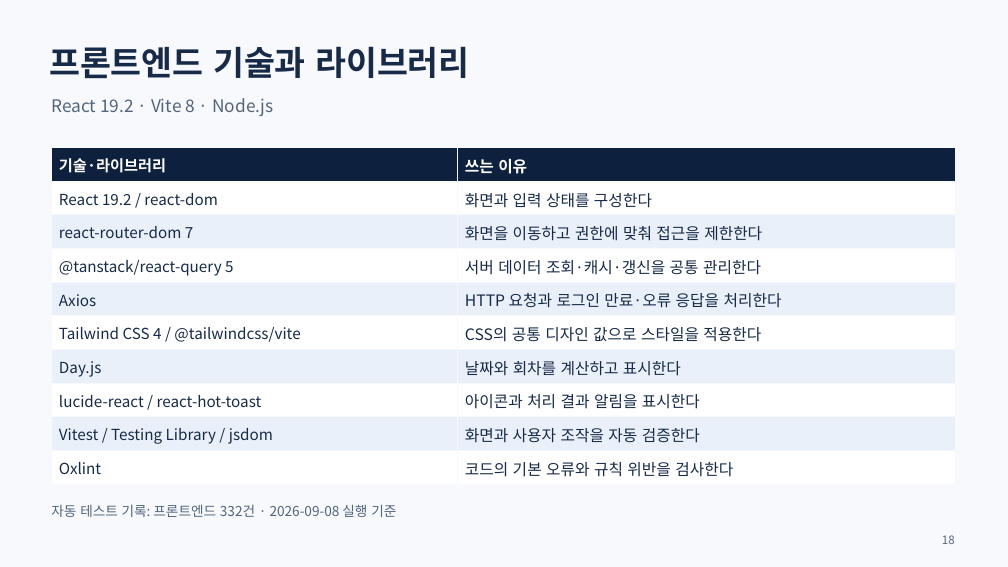
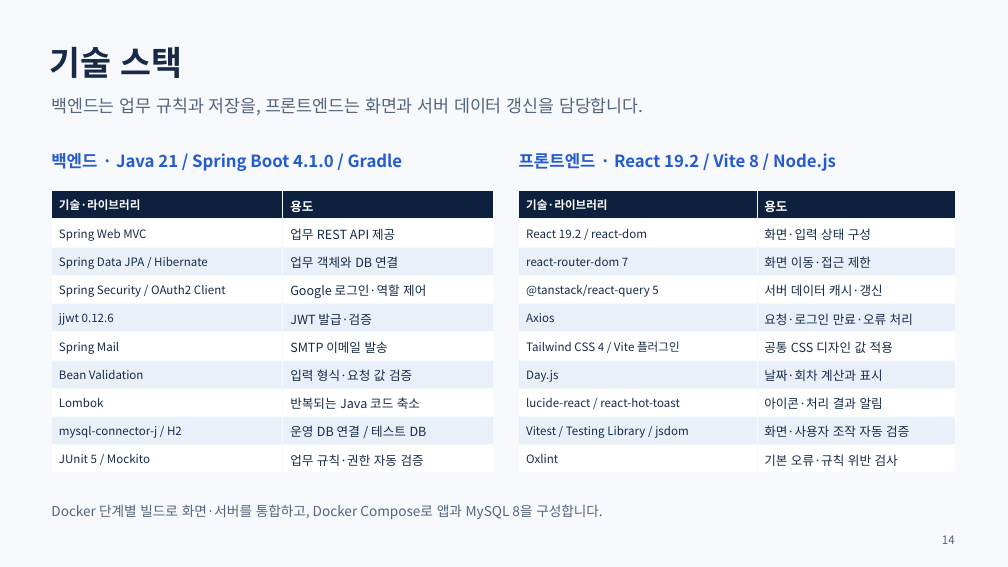
Before and after one commit to yejun9052/mlsoft-first-project, a slide deck: slide 14 of docs/발표자료/연차ON-프로젝트-소개-2026-09-11.pptx (slide 18 before the commit). Drawn at 1008x567 pixels with LibreOffice and Linux fonts; fonts in the diff are those of the drawing. Boxes give left, top, right and bottom in pixels: in the first picture for what was removed or moved away, otherwise in the second. Text is boxed around its words. In the diff, an @@ line names an element or a change of style, - is before the commit and + after.

```diff
--- a/docs/발표자료/연차ON-프로젝트-소개-2026-09-11.pptx
+++ b/docs/발표자료/연차ON-프로젝트-소개-2026-09-11.pptx
@@ text at (49, 47, 182, 78): text changed @@
-프론트엔드 기술과 라이브러리
+기술 스택
@@ text added at (51, 97, 643, 115), 16.5 pt, text #53657D @@
+백엔드는 업무 규칙과 저장을, 프론트엔드는 화면과 서버 데이터 갱신을 담당합니다.
@@ text added at (51, 153, 402, 171), 16 pt, text #245BCE, bold @@
+백엔드 · Java 21 / Spring Boot 4.1.0 / Gradle
@@ text at (519, 153, 836, 171): text changed; size 16.5 to 16 pt; text colour #53657D to #245BCE; bold on @@
-React 19.2 · Vite 8 · Node.js
+프론트엔드 · React 19.2 / Vite 8 / Node.js
@@ table added at (51, 191, 493, 470), 10 rows, 2 columns @@
+기술·라이브러리 | 용도
+Spring Web MVC | 업무 REST API 제공
+Spring Data JPA / Hibernate | 업무 객체와 DB 연결
+Spring Security / OAuth2 Client | Google 로그인·역할 제어
+jjwt 0.12.6 | JWT 발급·검증
+Spring Mail | SMTP 이메일 발송
+Bean Validation | 입력 형식·요청 값 검증
+Lombok | 반복되는 Java 코드 축소
+mysql-connector-j / H2 | 운영 DB 연결 / 테스트 DB
+JUnit 5 / Mockito | 업무 규칙·권한 자동 검증
@@ table at (519, 191, 956, 470) @@
-row 1, column 2: 쓰는 이유
+row 1, column 2: 용도
-row 2, column 2: 화면과 입력 상태를 구성한다
+row 2, column 2: 화면·입력 상태 구성
-row 3, column 2: 화면을 이동하고 권한에 맞춰 접근을 제한한다
+row 3, column 2: 화면 이동·접근 제한
-row 4, column 2: 서버 데이터 조회·캐시·갱신을 공통 관리한다
+row 4, column 2: 서버 데이터 캐시·갱신
-row 5, column 2: HTTP 요청과 로그인 만료·오류 응답을 처리한다
+row 5, column 2: 요청·로그인 만료·오류 처리
-row 6, column 1: Tailwind CSS 4 / @tailwindcss/vite
+row 6, column 1: Tailwind CSS 4 / Vite 플러그인
-row 6, column 2: CSS의 공통 디자인 값으로 스타일을 적용한다
+row 6, column 2: 공통 CSS 디자인 값 적용
-row 7, column 2: 날짜와 회차를 계산하고 표시한다
+row 7, column 2: 날짜·회차 계산과 표시
-row 8, column 2: 아이콘과 처리 결과 알림을 표시한다
+row 8, column 2: 아이콘·처리 결과 알림
-row 9, column 2: 화면과 사용자 조작을 자동 검증한다
+row 9, column 2: 화면·사용자 조작 자동 검증
-row 10, column 2: 코드의 기본 오류와 규칙 위반을 검사한다
+row 10, column 2: 기본 오류·규칙 위반 검사
@@ size 14.5 to 11 pt in "기술·라이브러리", "React 19.2 / react-dom", "react-router-dom 7", "@tanstack/react-query 5" and 5 more places @@
@@ table: place and size @@
-table at (51, 147, 956, 484)
+table at (519, 191, 956, 470)
@@ text at (51, 504, 602, 519): text changed @@
-자동 테스트 기록: 프론트엔드 332건 · 2026-09-08 실행 기준
+Docker 단계별 빌드로 화면·서버를 통합하고, Docker Compose로 앱과 MySQL 8을 구성합니다.
@@ text at (942, 535, 955, 544): text changed @@
-18
+14
```
Also in this commit, not shown: 10 other slides changed, 2 slides added, 7 slides removed, 3 other files.
